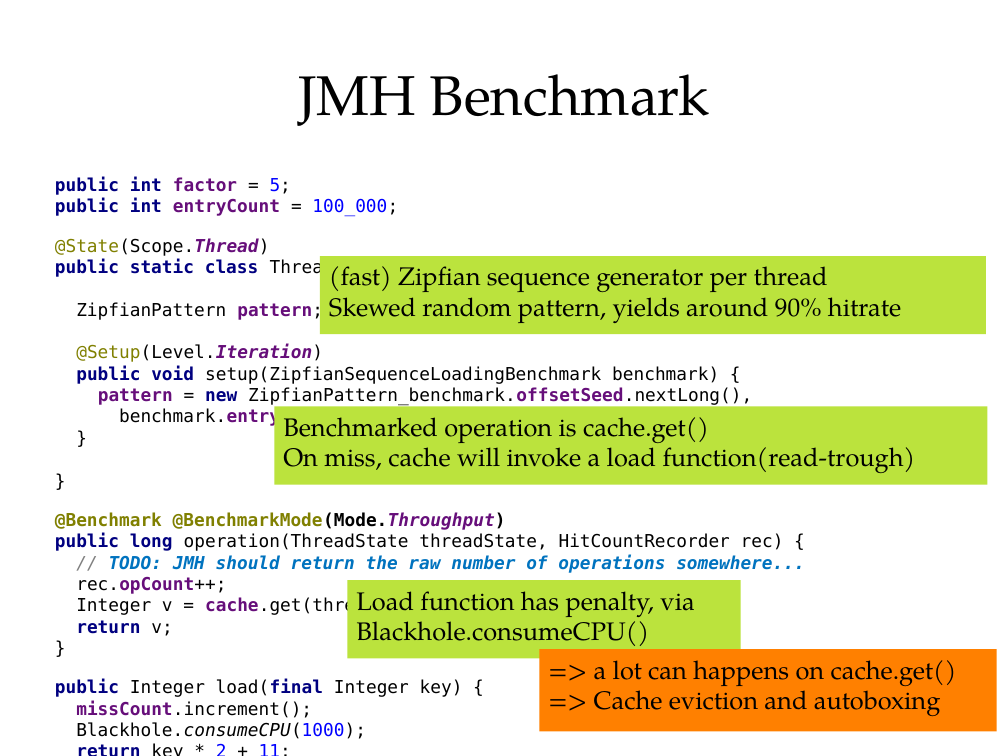
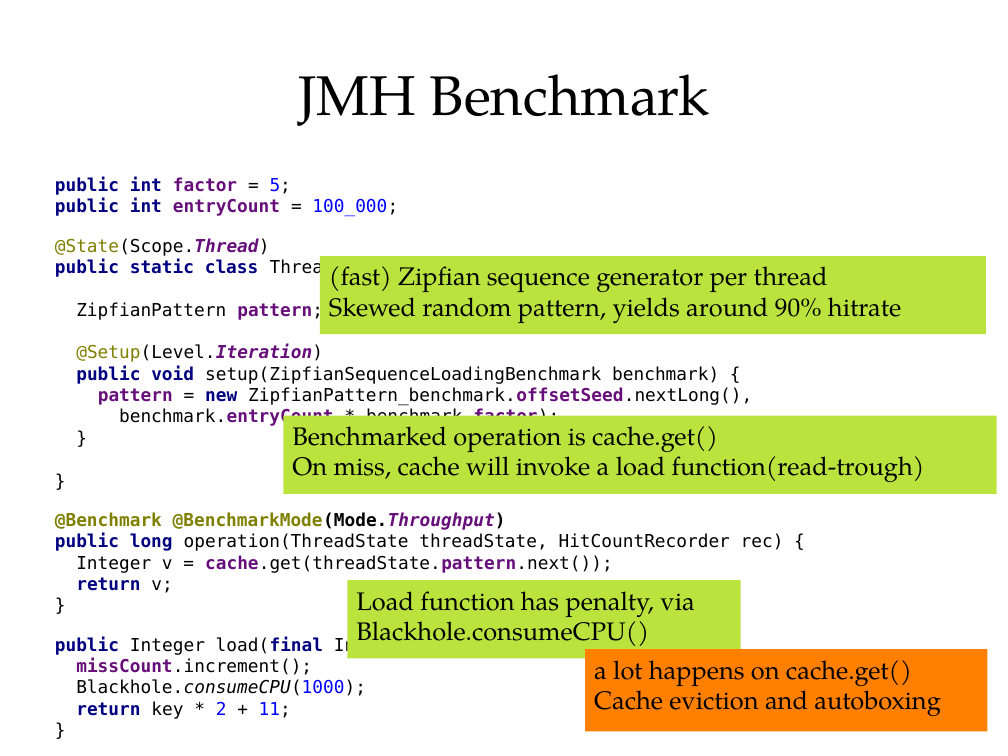
Before and after one commit to cruftex/talk-benchmark-memory, a slide deck: slide 26 of benchmark-memory-with-jmh.odp (slide 24 before the commit). Drawn at 1008x756 pixels with LibreOffice and Linux fonts; fonts in the diff are those of the drawing. Boxes give left, top, right and bottom in pixels: in the first picture for what was removed or moved away, otherwise in the second. Text is boxed around its words. In the diff, an @@ line names an element or a change of style, - is before the commit and + after.

```diff
--- a/benchmark-memory-with-jmh.odp
+++ b/benchmark-memory-with-jmh.odp
@@ rectangle "Benchmarked operation is cache.get()": place and size @@
-rectangle "Benchmarked operation is cache.get()" at [274, 406, 988, 485]
+rectangle "Benchmarked operation is cache.get()" at [284, 415, 997, 494]
@@ text at [55, 512, 784, 593]: text changed; bold off @@
-@Benchmark @BenchmarkMode(Mode.Throughput)
-public long operation(ThreadState threadState, HitCountRecorder rec) {
-// TODO: JMH should return the raw number of operations somewhere...
-rec.opCount++;
-Integer v = cache.get(threadState.pattern.next());
-return v;
-}
+@Benchmark @BenchmarkMode(Mode.Throughput)
+public long operation(ThreadState threadState, HitCountRecorder rec) {
+Integer v = cache.get(threadState.pattern.next());
+return v;
+}
@@ rectangle "a lot happens on cache.get() ...": place and size @@
-rectangle "a lot happens on cache.get() ..." at [540, 649, 997, 732]
+rectangle "a lot happens on cache.get() ..." at [585, 649, 988, 732]
@@ text in rectangle at [594, 660, 940, 716]: text changed @@
-=> a lot can happens on cache.get()
-=> Cache eviction and autoboxing
+a lot happens on cache.get()
+Cache eviction and autoboxing
```
Also in this commit, not shown: 19 other slides changed, 2 slides added.
